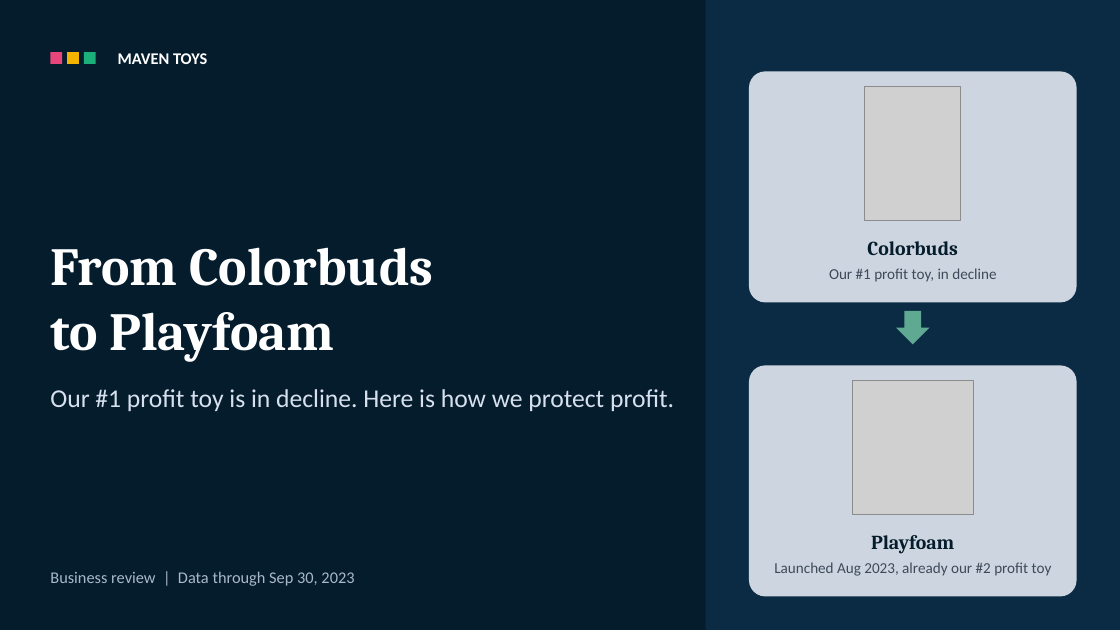
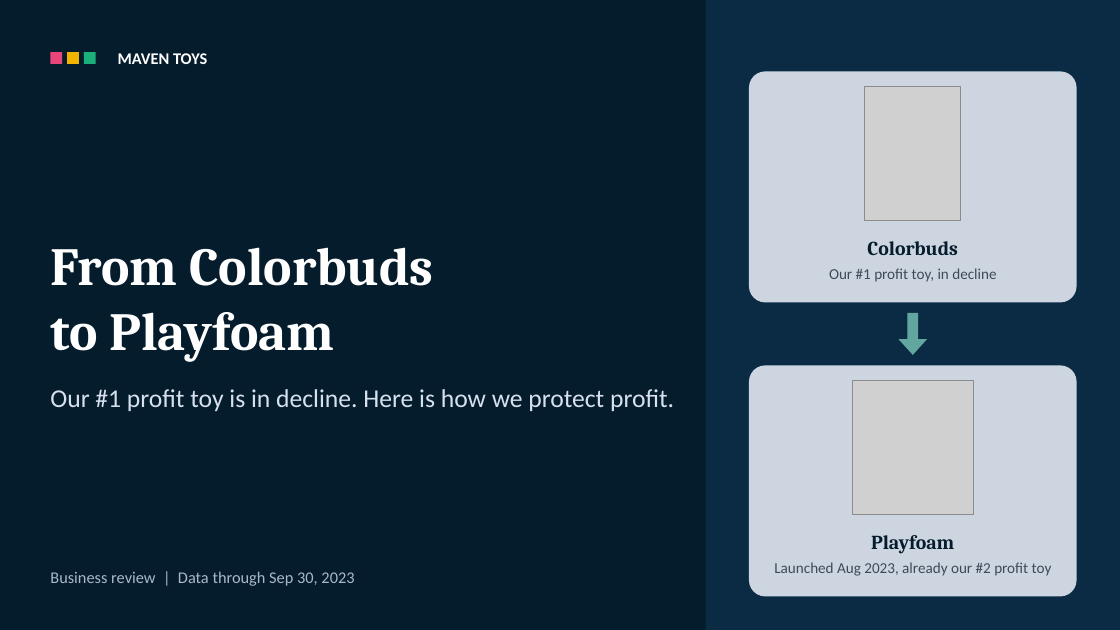
Before and after one commit to surajko9000/maven-toys-ai-analytics, a slide deck: slide 1 of site/deck/Colorbuds_to_Playfoam.pptx. Drawn at 1120x630 pixels with LibreOffice and Linux fonts; fonts in the diff are those of the drawing; grey boxes stand for pictures. Boxes give left, top, right and bottom in pixels: in the first picture for what was removed or moved away, otherwise in the second. Text is boxed around its words. In the diff, an @@ line names an element or a change of style, - is before the commit and + after.

```diff
--- a/site/deck/Colorbuds_to_Playfoam.pptx
+++ b/site/deck/Colorbuds_to_Playfoam.pptx
@@ down arrow: place and size @@
-down arrow at bbox=[897, 311, 930, 344]
+down arrow at bbox=[899, 313, 928, 355]
@@ down arrow at bbox=[899, 313, 928, 355]: fill #5FA892 to #62A6A0; proportions changed @@
```
Also in this commit, not shown: 6 other files.
